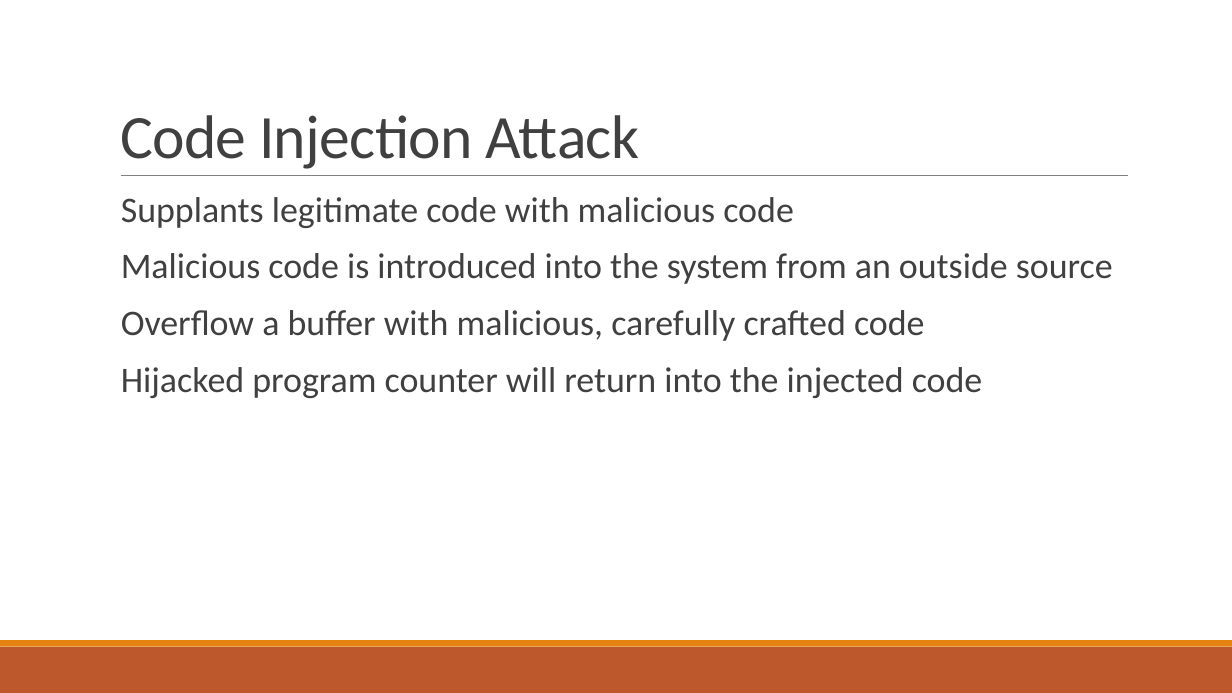
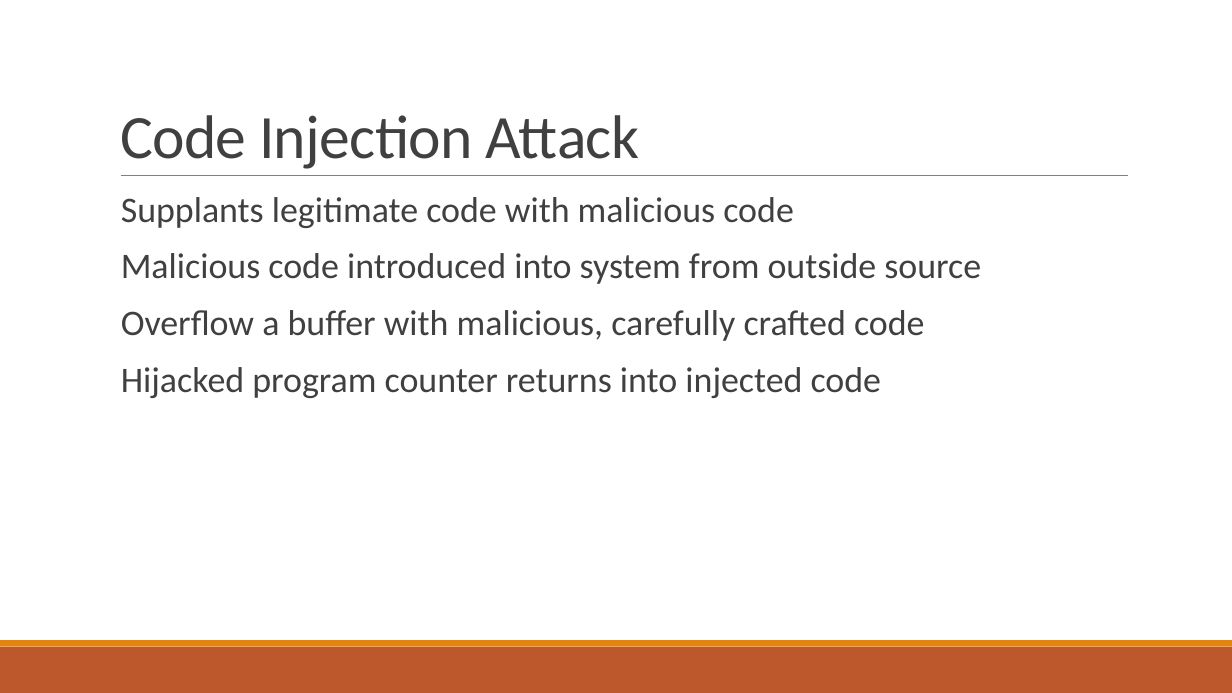
Before and after one commit to bretafinley/coop, a slide deck: slide 3 of COOP.pptx. Drawn at 1232x693 pixels with LibreOffice and Linux fonts; fonts in the diff are those of the drawing. Boxes give left, top, right and bottom in pixels: in the first picture for what was removed or moved away, otherwise in the second. Text is boxed around its words. In the diff, an @@ line names an element or a change of style, - is before the commit and + after.

```diff
--- a/COOP.pptx
+++ b/COOP.pptx
@@ text at bbox=[121, 253, 981, 284]: text changed @@
-  Malicious code is introduced into the system from an outside source
+  Malicious code introduced into system from outside source
@@ text at bbox=[121, 367, 881, 398]: text changed @@
-  Hijacked program counter will return into the injected code
+  Hijacked program counter returns into injected code
```
Also in this commit, not shown: 27 other slides changed, 1 other file.
